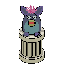
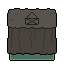
Layer changes from the first 64 x 64 image to the second:
added layer "decke" above "default" over left=7, top=8, right=57, bottom=55
added layer "default" above "Pasted Layer #2" over left=9, top=9, right=55, bottom=61
hid "Pasted Layer #2" over left=19, top=5, right=45, bottom=64
